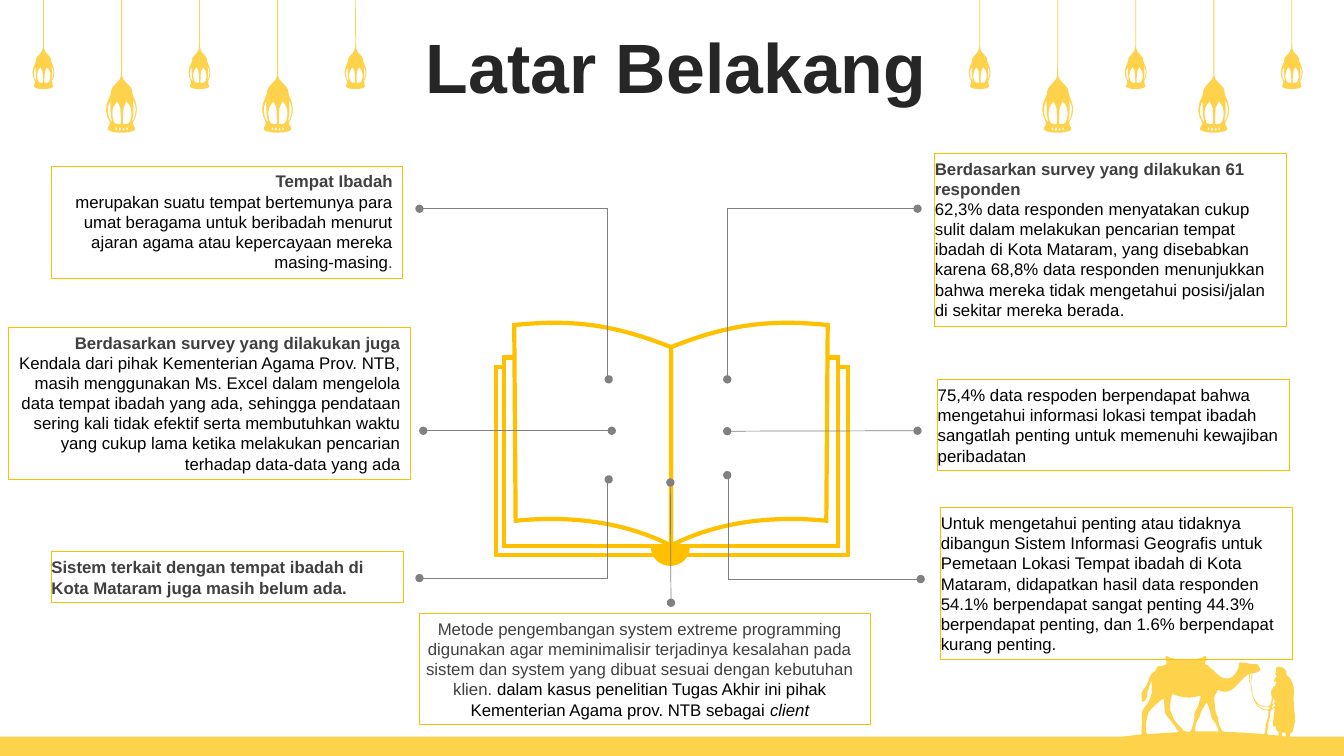
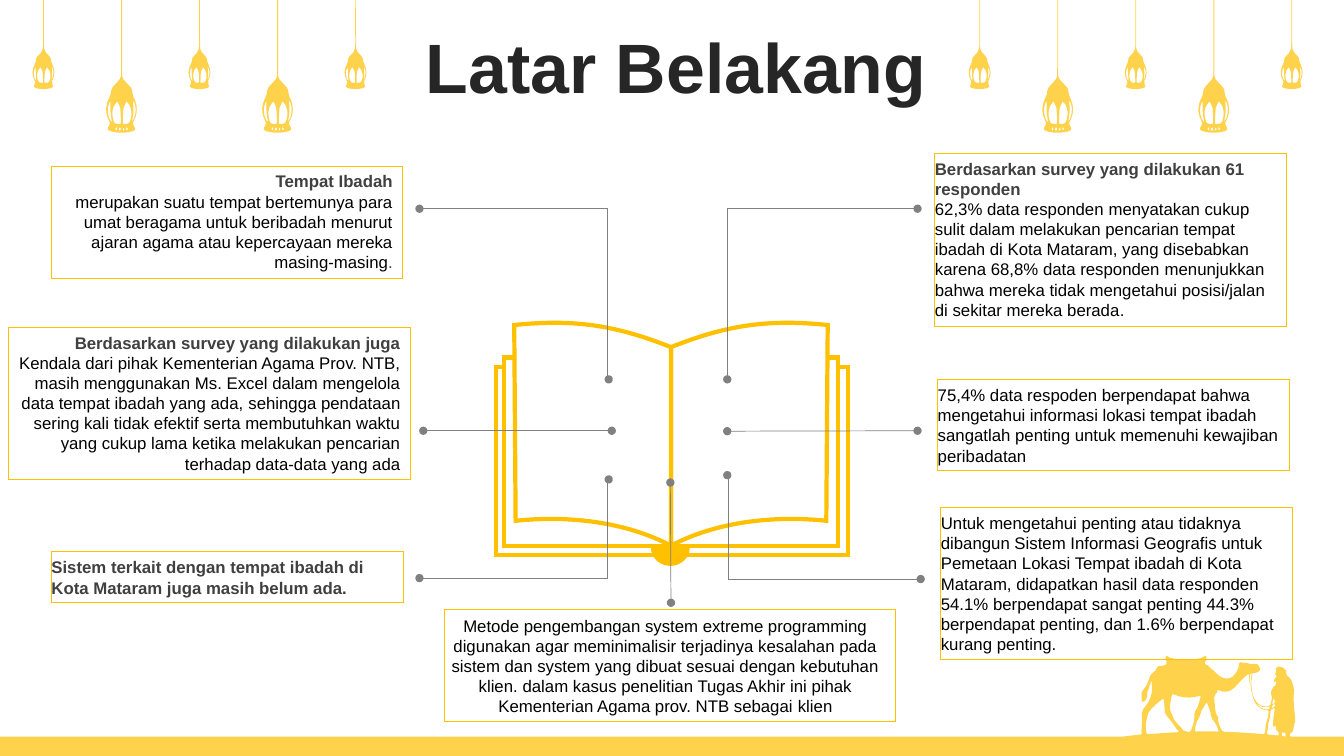
Before and after one commit to satria-ricky/server-sig, a slide deck: slide 2 of LAPORAN/PPT TA2 RICKY SATRIA.pptx. Drawn at 1344x756 pixels with LibreOffice and Linux fonts; fonts in the diff are those of the drawing. Boxes give left, top, right and bottom in pixels: in the first picture for what was removed or moved away, otherwise in the second. Text is boxed around its words. In the diff, an @@ line names an element or a change of style, - is before the commit and + after.

```diff
--- a/LAPORAN/PPT TA2 RICKY SATRIA.pptx
+++ b/LAPORAN/PPT TA2 RICKY SATRIA.pptx
@@ rectangle "Metode pengembangan system extreme programming ...": place and size @@
-rectangle "Metode pengembangan system extreme programming ..." at <box>419,613,870,725</box>
+rectangle "Metode pengembangan system extreme programming ..." at <box>445,610,895,722</box>
@@ text in rectangle at <box>452,620,878,716</box>: text changed; text colour #404040 to #000000 @@
-Metode pengembangan system extreme programming digunakan agar meminimalisir terjadinya kesalahan pada sistem dan system yang dibuat sesuai dengan kebutuhan klien. dalam kasus penelitian Tugas Akhir ini pihak Kementerian Agama prov. NTB sebagai client
+Metode pengembangan system extreme programming digunakan agar meminimalisir terjadinya kesalahan pada sistem dan system yang dibuat sesuai dengan kebutuhan klien. dalam kasus penelitian Tugas Akhir ini pihak Kementerian Agama prov. NTB sebagai klien
```
Also in this commit, not shown: 8 other slides changed, 22 slides added, 37 slides removed, 28 other files.
